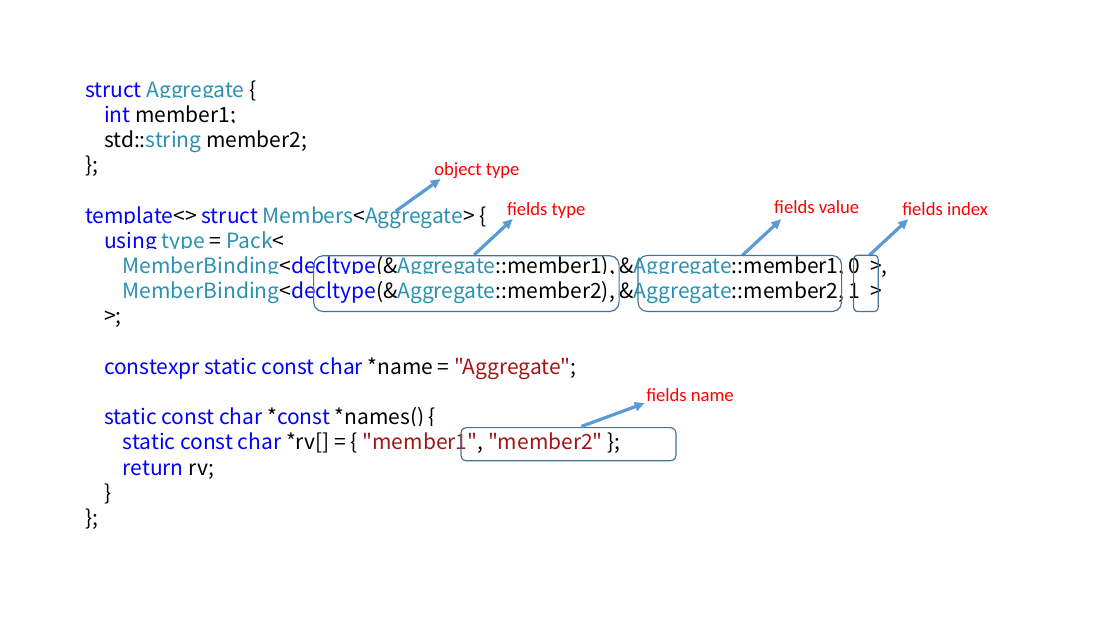
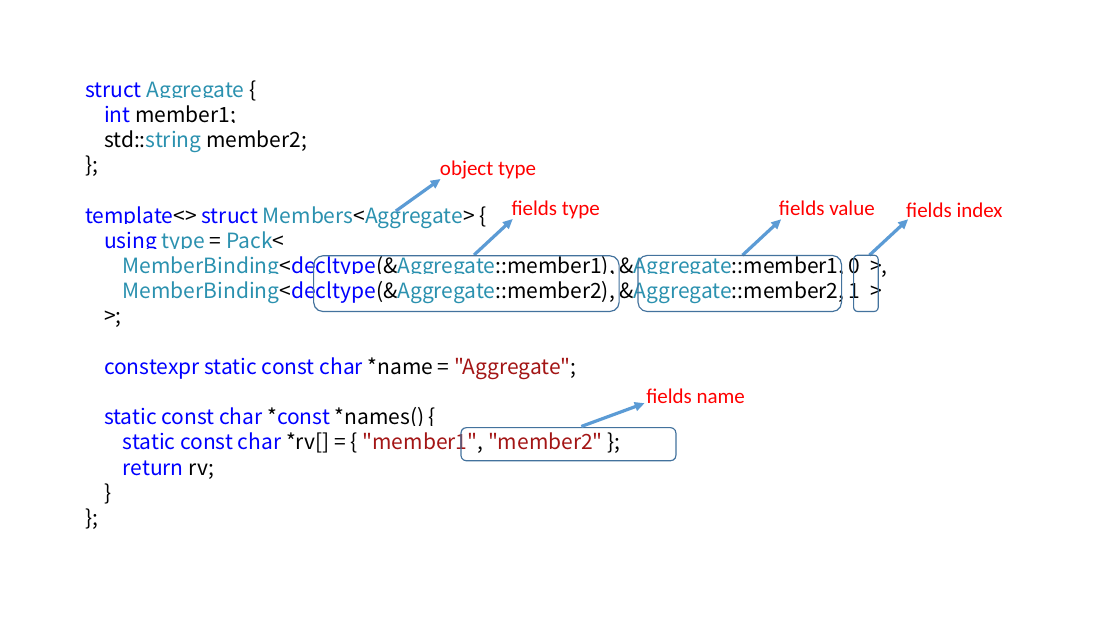
Before and after one commit to qicosmos/cppcon2017, a slide deck: slide 29 of cppcon2017.pptx. Drawn at 1120x630 pixels with LibreOffice and Linux fonts; fonts in the diff are those of the drawing. Boxes give left, top, right and bottom in pixels: in the first picture for what was removed or moved away, otherwise in the second. Text is boxed around its words. In the diff, an @@ line names an element or a change of style, - is before the commit and + after.

Commit message:
add

```diff
--- a/cppcon2017.pptx
+++ b/cppcon2017.pptx
@@ size 16 to 18 pt in 5 elements at bbox=[646, 388, 745, 403], bbox=[512, 200, 600, 220], bbox=[779, 200, 874, 222], bbox=[906, 202, 1003, 223], bbox=[440, 160, 536, 179] @@
```
Also in this commit, not shown: 4 slides added.
